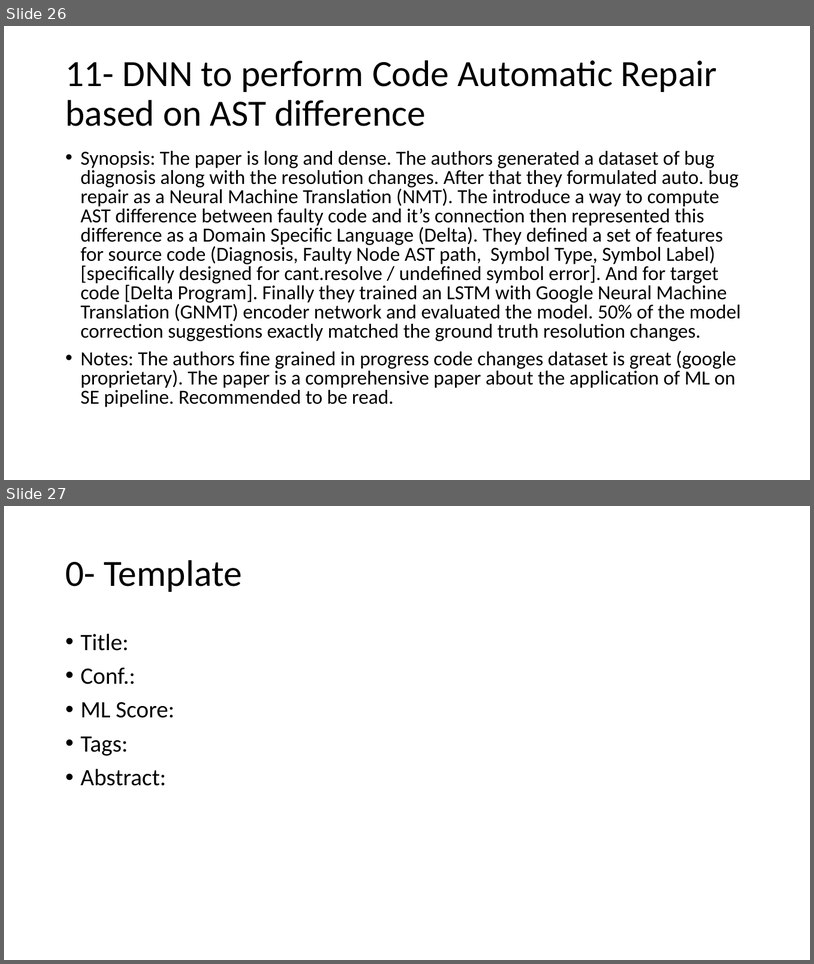
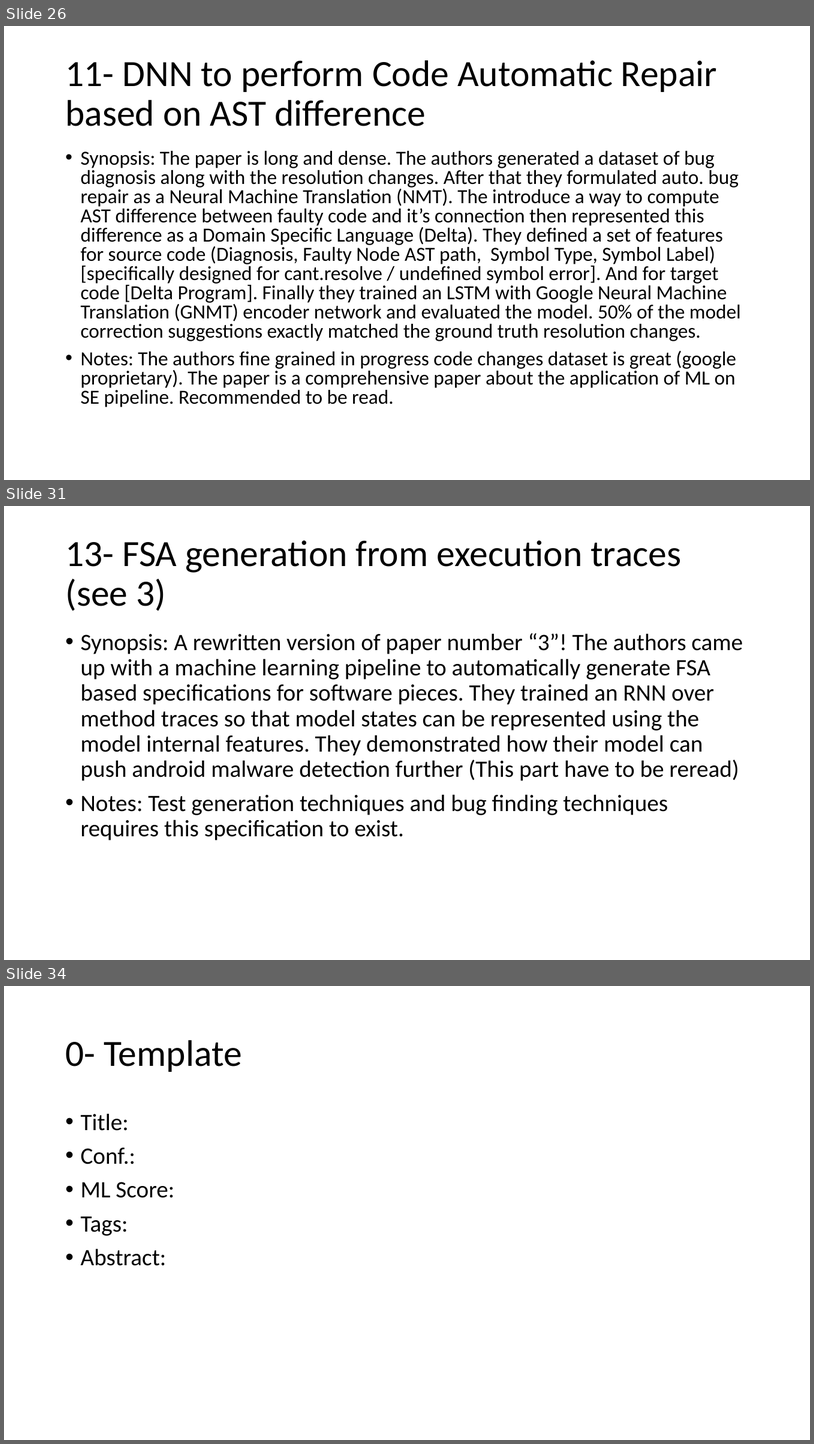
Before and after one commit to AhmadM-DL/SEML, a slide deck: SEML.pptx. Shown one above the other, each under a label of ours: slides 26 and 27 before the commit, slides 26, 31 and 34 after it; the slides between them are not shown. The pictures are 814x964 and 814x1444 pixels, drawn with LibreOffice and Linux fonts; fonts in the diff are those of the drawing. Boxes give left, top, right and bottom in pixels: in the first picture for what was removed or moved away, otherwise in the second. Text is boxed around its words. In the diff, an @@ line names an element or a change of style, - is before the commit and + after.

```diff
--- a/SEML.pptx
+++ b/SEML.pptx
@@ slide 31 added at [4, 506, 810, 960], background #FFFFFF @@
@@ title added at [65, 540, 681, 611], 44 pt, text #000000 @@
+13- FSA generation from execution traces (see 3)
@@ text added at [81, 633, 743, 840], 28 pt, text #000000 @@
+• Synopsis: A rewritten version of paper number “3”! The authors came up with a machine learning pipeline to automatically generate FSA based specifications for software pieces. They trained an RNN over method traces so that model states can be represented using the model internal features. They demonstrated how their model can push android malware detection further (This part have to be reread)
+• Notes: Test generation techniques and bug finding techniques requires this specification to exist.
@@ what was slide 27 is now slide 34 @@
```
Also in this commit, not shown: 6 other slides added, 1 other file.
